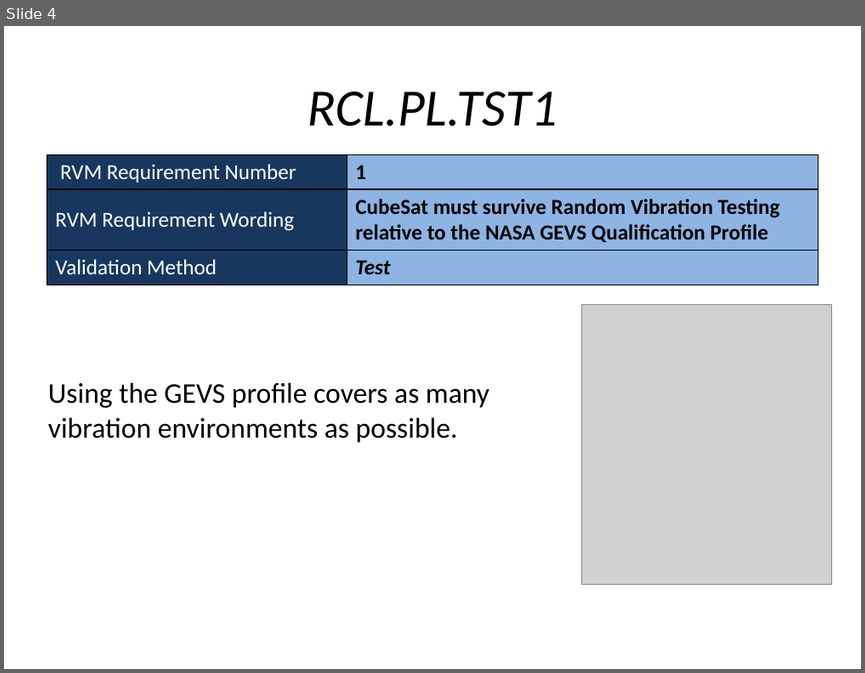
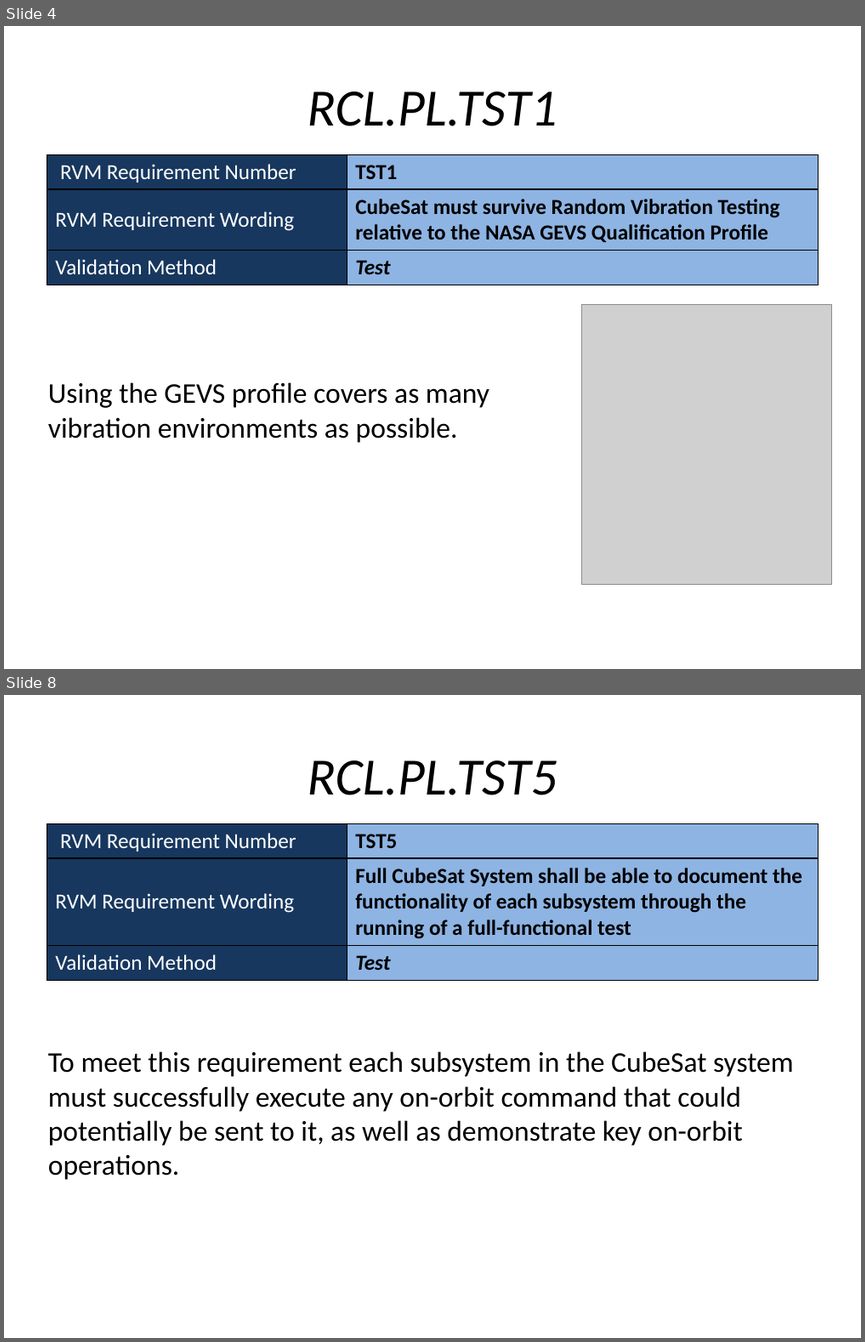
Before and after one commit to RascalSeniorDesign/Preliminary-Design, a slide deck: CMQA/Presentations/Nate Slides/Nate Slides.pptx. Shown one above the other, each under a label of ours: slide 4 before the commit, slides 4 and 8 after it; the slides between them are not shown. The pictures are 865x673 and 865x1342 pixels, drawn with LibreOffice and Linux fonts; fonts in the diff are those of the drawing; grey boxes stand for pictures. Boxes give left, top, right and bottom in pixels: in the first picture for what was removed or moved away, otherwise in the second. Text is boxed around its words. In the diff, an @@ line names an element or a change of style, - is before the commit and + after.

Commit message:
Added the rest of the requirements

```diff
--- a/CMQA/Presentations/Nate Slides/Nate Slides.pptx
+++ b/CMQA/Presentations/Nate Slides/Nate Slides.pptx
@@ slide 8 added at box(4, 695, 861, 1338), background #FFFFFF @@
@@ title added at box(307, 760, 557, 795), 44 pt, text #000000, italic @@
+RCL.PL.TST5
@@ table added at box(46, 823, 818, 979), 3 rows, 2 columns @@
+RVM Requirement Number | TST5
+RVM Requirement Wording | Full CubeSat System shall be able to document the functionality of each subsystem through the running of a full-functional test
+Validation Method | Test
@@ text added at box(48, 1051, 794, 1179), 24 pt, text #000000 @@
+To meet this requirement each subsystem in the CubeSat system must successfully execute any on-orbit command that could potentially be sent to it, as well as demonstrate key on-orbit operations.
@@ slide 4 changed as well @@
@@ table at box(46, 154, 818, 284) @@
-row 1, column 2: 1
+row 1, column 2: TST1
```
Also in this commit, not shown: 3 other slides changed, 3 other slides added.
